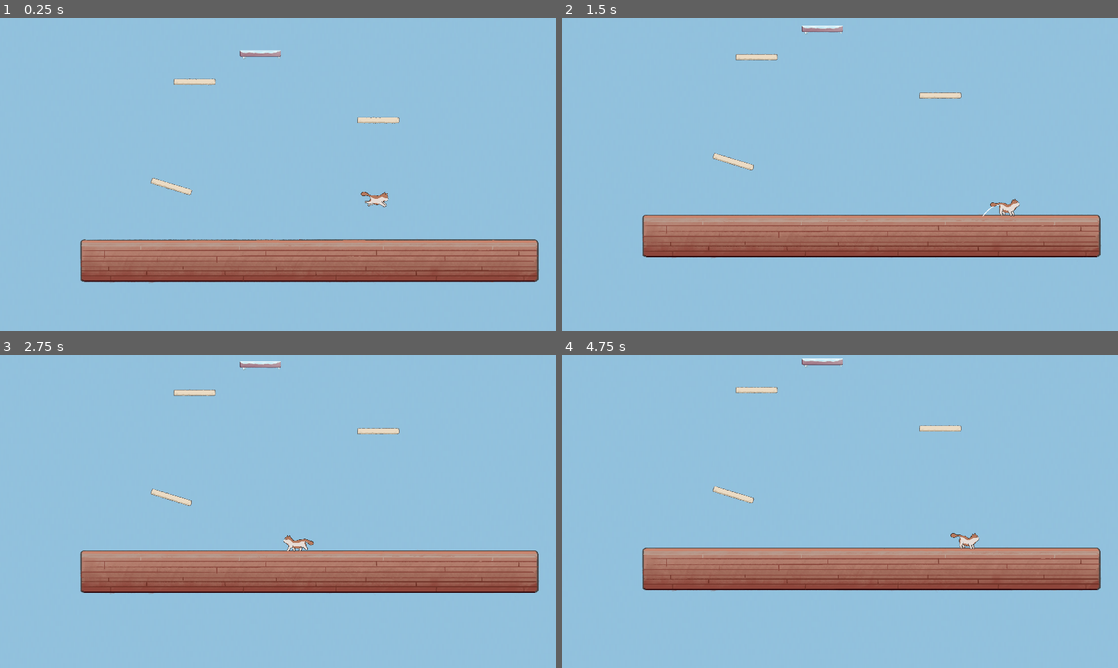
Above: before the commit, frames 1-4 (two rows, left to right).
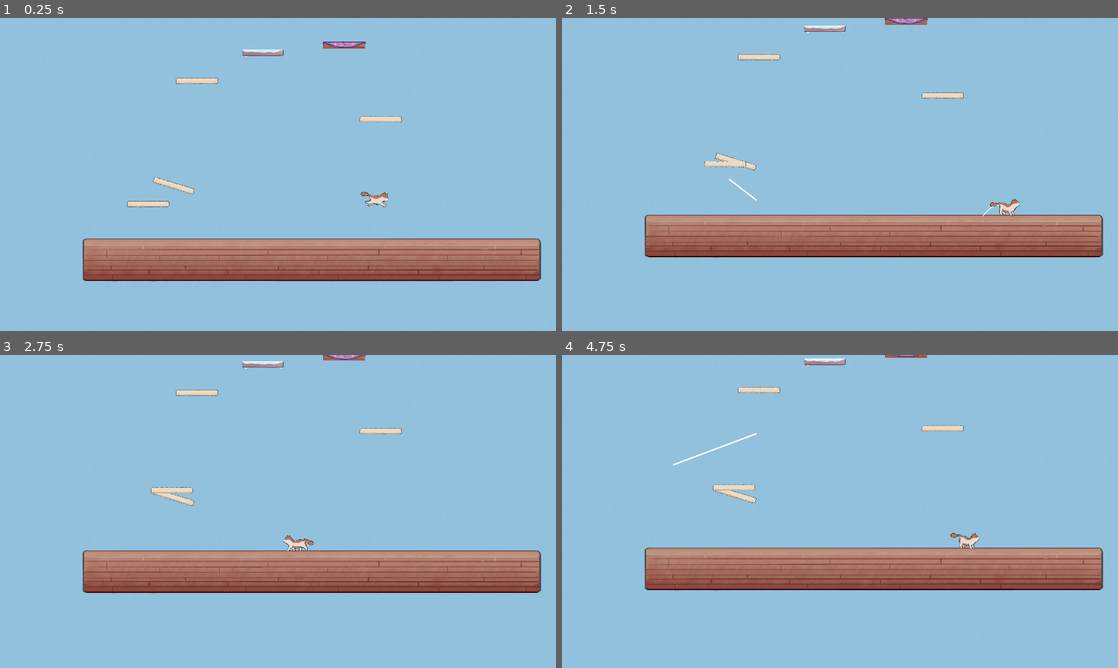
Above: after the commit, the same moments.

Repository: speedacm/Game-Dev-Catformer
Game: Godot game, scene res://Scenes/main.tscn
Same seed, same stepped clock (60 frames per second), same inputs: the game is played once before the commit and once after it.
Inputs (mouse positions are in pixels of both pictures, inside the frame that each line leads up to):
- Up to frame 1 (0.25 s): no input
- Up to frame 2 (1.5 s): move the mouse to (962, 158) at 0.52 s; press the mouse at (962, 158) at 0.53 s; hold Right (ui_right) 0.53-1.25 s; tap C (c) at 0.8 s; release the mouse at (962, 158) at 1.25 s; drag from (728, 190) to (812, 237) at 1.27 s
- Up to frame 3 (2.75 s): move the mouse to (333, 442) at 2.02 s; hold Left (ui_left) from 2.03 s (still down); hold E (hold) from 2.03 s (still down); click (333, 442) at 2.3 s
- Up to frame 4 (4.75 s): release Left (ui_left) at 2.75 s; release E (hold) at 2.75 s; drag from (812, 574) to (673, 464) at 2.77 s; move the mouse to (1006, 558) at 3.52 s; hold Right (ui_right) 3.53-4.25 s; hold E (hold) 3.53-4.25 s; tap C (c) at 3.6 s; click (1006, 558) at 3.67 s; drag from (673, 464) to (756, 433) at 4.27 s

The runs differ from the first frame. In frame 1, 4.6% of the frame differs, in the area x 14-98%, y 7-85%; in frame 2, 0.8%; in frame 3, 0.8%; in frame 4, 0.8%.

Commit message:
Movplatfixes (#29)
* beggining testing

* Removed old dragline

* change var names and other changes

* Locked X position of camera, added position smoothing

* Squashed commit of the following:

commit 3b82d613efa6a607911daf2a8b4f24061b798514
Author: Jtlafollette2 <112487417+Jtlafollette2@users.noreply.github.com>
Date:   Wed Nov 1 19:30:47 2023 -0400

    Added the ability to cancel a jump (#23)

    By pressing "c," you can cancel the jump.  It is controlled by the "jump_attempt" variable in dragline, which is true when a jump is being attempted and false otherwise.

commit 3223b892bbd854d5303c8645dfb6eb6976146164
Author: Devin Ward <69913344+wDvy@users.noreply.github.com>
Date:   Wed Nov 1 19:04:41 2023 -0400

    mergeplats (#22)

commit bf45577485337d8db397257b8a9c4d274843a886
Author: Devin Ward <69913344+wDvy@users.noreply.github.com>
Date:   Wed Nov 1 18:45:03 2023 -0400

    Drop point (#21)

    Co-authored-by: Austyn-Reichback <alreic03@louisville.edu>

commit 55c2da91a8cb5bc2d5b9932a060812b2d7c77959
Author: Devin Ward <69913344+wDvy@users.noreply.github.com>
Date:   Wed Nov 1 18:25:58 2023 -0400

    Hb animations (#19)

    * Added animation frames

    Change to spritesheet later

    * fix

    * Cat Animations

    ---------

    Co-authored-by: BigHBen <hdbenson17@gmail.com>

commit e846c713956038ed5f289f387c6f3ba466a1d101
Author: Bluedog77 <46378662+Bluedog77@users.noreply.github.com>
Date:   Wed Nov 1 18:06:32 2023 -0400

    Dgc camera (#18)

    * beggining testing

    * Removed old dragline

    * change var names and other changes

    * Locked X position of camera, added position smoothing

* added dragline

* Merge branch 'dgc-camera'

* Moving Platforms!

---------

Co-authored-by: Bluedog77 <dgcooley04@gmail.com>

Diff:
--- /dev/null
+++ b/Scenes/UILine.gd
@@ -0,0 +1,22 @@
+extends Line2D
+@onready var player := find_parent("player")
+
+# Called when the node enters the scene tree for the first time.
+func _ready():
+	pass
+
+# Called every frame. 'delta' is the elapsed time since the previous frame.
+func _process(delta):
+	pass
+
+func _input(event: InputEvent) -> void:
+	if player.is_on_floor():
+		if Input.is_action_just_pressed("Click"):
+			show()
+			points[0] = get_local_mouse_position()
+		if Input.is_action_pressed("Click"): #while holding down mouse button
+			points[1] = get_local_mouse_position()
+		if Input.is_action_just_released("Click"):
+			hide()
+		if Input.is_action_just_pressed("c"):
+			hide()
--- a/Scenes/highfric.tscn
+++ b/Scenes/highfric.tscn
@@ -1,7 +1,9 @@
-[gd_scene load_steps=3 format=3 uid="uid://d4a8g3n7wphyr"]
+[gd_scene load_steps=3 format=3 uid="uid://cdqydwartk8a6"]
 
 [ext_resource type="PackedScene" uid="uid://cxuchcpo4q2cs" path="res://Scenes/platform.tscn" id="1_cb41q"]
+
 [ext_resource type="Texture2D" uid="uid://crmdtnra3wm37" path="res://Asset_Pack/statics/Game-Dev-Catformer - HF_Platform.png" id="2_1iebe"]
+
 
 [node name="highfricplat" instance=ExtResource("1_cb41q")]
 friction = 1.0
--- a/Scenes/kineplayer.tscn
+++ b/Scenes/kineplayer.tscn
@@ -1,9 +1,12 @@
-[gd_scene load_steps=12 format=3 uid="uid://bdhgxihnvqm3e"]
+[gd_scene load_steps=13 format=3 uid="uid://bdhgxihnvqm3e"]
 
 [ext_resource type="Script" path="res://Scripts/kineplayer.gd" id="1_n43a3"]
+
 [ext_resource type="Texture2D" uid="uid://dbvi6i46xbx0w" path="res://Cat Animations/GameDevCatformer(SpriteSheet2).png" id="2_8e8k0"]
 [ext_resource type="Texture2D" uid="uid://c2kfms1wh23nx" path="res://Asset_Pack/statics/Screenshot 2023-10-04 at 6.39.47 PM.png" id="3_1eeqk"]
+
 [ext_resource type="Script" path="res://Scenes/Camera2D.gd" id="3_xp0tx"]
+[ext_resource type="Script" path="res://Scenes/UILine.gd" id="4_88xvk"]
 
 [sub_resource type="RectangleShape2D" id="RectangleShape2D_4xgcb"]
 size = Vector2(127, 129)
@@ -123,6 +126,10 @@
 drag_vertical_offset = -1.0
 script = ExtResource("3_xp0tx")
 
+[node name="UILine" type="Line2D" parent="Camera2D"]
+points = PackedVector2Array(6, -1, 6, 0)
+script = ExtResource("4_88xvk")
+
 [node name="Sprite2D2" type="Sprite2D" parent="."]
 visible = false
 z_index = -3
--- a/Scenes/lowfric.tscn
+++ b/Scenes/lowfric.tscn
@@ -1,9 +1,11 @@
-[gd_scene load_steps=3 format=3 uid="uid://bm31x1j2fs4a1"]
+[gd_scene load_steps=3 format=3 uid="uid://bichttx25c1lw"]
 
 [ext_resource type="PackedScene" uid="uid://cxuchcpo4q2cs" path="res://Scenes/platform.tscn" id="1_j25k8"]
+
 [ext_resource type="Texture2D" uid="uid://byj1ke40125qo" path="res://Asset_Pack/statics/Game-Dev-Catformer - LF_Platform.png" id="2_3bes1"]
 
 [node name="lowfricplat" instance=ExtResource("1_j25k8")]
+
 friction = 0.0
 
 [node name="Sprite2D" parent="." index="0"]
--- a/Scenes/main.tscn
+++ b/Scenes/main.tscn
@@ -8,4 +8,4 @@
 [node name="Cat" parent="." instance=ExtResource("1_6nmq3")]
 
 [node name="Level1" parent="." instance=ExtResource("2_faqfv")]
-position = Vector2(-673, -221)
+position = Vector2(-657, -227)
--- a/Scenes/map.tscn
+++ b/Scenes/map.tscn
@@ -1,5 +1,7 @@
 [gd_scene load_steps=8 format=3 uid="uid://bv5iafq5y71bk"]
 
+
+[ext_resource type="PackedScene" uid="uid://cp13perh2nvvy" path="res://Scenes/movingPlatform.tscn" id="7_vt2xn"]
 [ext_resource type="Texture2D" uid="uid://cgc3l35wbdf8q" path="res://Asset_Pack/First_Level_pt2.png" id="2_fpjj3"]
 [ext_resource type="PackedScene" uid="uid://cxuchcpo4q2cs" path="res://Scenes/platform.tscn" id="2_kcbli"]
 [ext_resource type="Texture2D" uid="uid://b1j40utw4anm1" path="res://Asset_Pack/statics/Screenshot 2023-10-04 at 6.39.47 PM.png" id="2_wne3f"]
@@ -71,6 +73,14 @@
 scale = Vector2(1.6, 1.6)
 
 [node name="platform18" parent="." instance=ExtResource("6_hdb2k")]
+position = Vector2(997, -302)
+
+[node name="MovingPlatform" parent="." instance=ExtResource("7_vt2xn")]
+position = Vector2(-428, 872)
+
+[node name="MovingPlatform2" parent="." instance=ExtResource("7_vt2xn")]
+position = Vector2(-881, 586)
+
 position = Vector2(-75, -4665)
 
 [node name="Scratch Pad" parent="." instance=ExtResource("7_mxtyo")]
--- /dev/null
+++ b/Scenes/movingPlatform.tscn
@@ -0,0 +1,36 @@
+[gd_scene load_steps=4 format=3 uid="uid://cp13perh2nvvy"]
+
+[ext_resource type="PackedScene" uid="uid://cxuchcpo4q2cs" path="res://Scenes/platform.tscn" id="1_i30jq"]
+
+[sub_resource type="Animation" id="Animation_dg2ue"]
+resource_name = "movementLoop"
+length = 2.0
+loop_mode = 1
+tracks/0/type = "value"
+tracks/0/imported = false
+tracks/0/enabled = true
+tracks/0/path = NodePath(".:position")
+tracks/0/interp = 1
+tracks/0/loop_wrap = true
+tracks/0/keys = {
+"times": PackedFloat32Array(0, 1, 2),
+"transitions": PackedFloat32Array(1, 1, 1),
+"update": 0,
+"values": [Vector2(1, 0), Vector2(327, -352), Vector2(1, 0)]
+}
+
+[sub_resource type="AnimationLibrary" id="AnimationLibrary_r4ejq"]
+_data = {
+"movementLoop": SubResource("Animation_dg2ue")
+}
+
+[node name="MovingPlatform" type="Node2D"]
+
+[node name="platform" parent="." instance=ExtResource("1_i30jq")]
+position = Vector2(327, -352)
+
+[node name="AnimationPlayer" type="AnimationPlayer" parent="platform"]
+autoplay = "movementLoop"
+libraries = {
+"": SubResource("AnimationLibrary_r4ejq")
+}
--- a/Scenes/platform.tscn
+++ b/Scenes/platform.tscn
@@ -1,12 +1,14 @@
 [gd_scene load_steps=4 format=3 uid="uid://cxuchcpo4q2cs"]
 
 [ext_resource type="Script" path="res://Scripts/platform.gd" id="1_xrlwo"]
+
 [ext_resource type="Texture2D" uid="uid://lojygfhblygx" path="res://Asset_Pack/statics/Game-Dev-Catformer Platform.png" id="2_0entx"]
+
 
 [sub_resource type="RectangleShape2D" id="RectangleShape2D_hil6x"]
 size = Vector2(287, 37)
 
-[node name="platform" type="StaticBody2D"]
+[node name="platform2" type="AnimatableBody2D"]
 position = Vector2(1, 0)
 collision_layer = 5
 collision_mask = 5
--- /dev/null
+++ b/Scenes/platform_moving.tscn
@@ -0,0 +1,47 @@
+[gd_scene load_steps=6 format=3 uid="uid://dg3re3tri8tog"]
+
+[ext_resource type="Script" path="res://platformMoving.gd" id="1_oenin"]
+[ext_resource type="Texture2D" uid="uid://dght7bjyncte1" path="res://icon.svg" id="2_w2qcc"]
+
+[sub_resource type="RectangleShape2D" id="RectangleShape2D_wjflp"]
+size = Vector2(290, 42)
+
+[sub_resource type="Animation" id="Animation_e14f1"]
+resource_name = "moving"
+length = 2.0
+loop_mode = 1
+tracks/0/type = "value"
+tracks/0/imported = false
+tracks/0/enabled = true
+tracks/0/path = NodePath(".:position")
+tracks/0/interp = 1
+tracks/0/loop_wrap = true
+tracks/0/keys = {
+"times": PackedFloat32Array(0, 1, 2),
+"transitions": PackedFloat32Array(1, 1, 1),
+"update": 0,
+"values": [Vector2(0, 0), Vector2(300, 0), Vector2(0, 0)]
+}
+
+[sub_resource type="AnimationLibrary" id="AnimationLibrary_yjckq"]
+_data = {
+"moving": SubResource("Animation_e14f1")
+}
+
+[node name="platformMoving" type="AnimatableBody2D"]
+position = Vector2(300, 0)
+script = ExtResource("1_oenin")
+
+[node name="Sprite2D" type="Sprite2D" parent="."]
+position = Vector2(3.8147e-06, 0)
+scale = Vector2(2.28125, 0.34375)
+texture = ExtResource("2_w2qcc")
+
+[node name="CollisionShape2D" type="CollisionShape2D" parent="."]
+shape = SubResource("RectangleShape2D_wjflp")
+
+[node name="AnimationPlayer" type="AnimationPlayer" parent="."]
+autoplay = "moving"
+libraries = {
+"": SubResource("AnimationLibrary_yjckq")
+}
